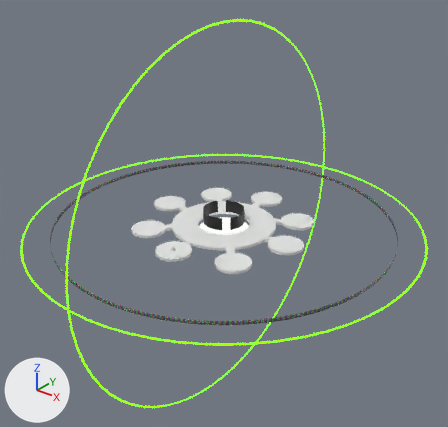
A saved change to the glTF model packages/frontend/assets/world/lobby/default.glb.
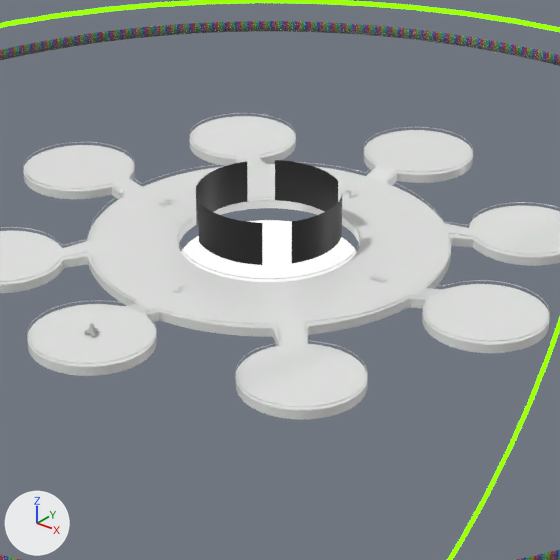
Each version appears first whole from a 50 mm lens placed at (267.9, -334.9, 215.7), pointed at (-2.0, 2.5, 6.6), and next in a close-up on the part from 33% to 69% of the width and 36% to 74% of the height. The lights are fixed; the arrows at lower left show +X, +Y and +Z. The first two pictures are the older version. Where no turn or scale is listed for an object, it has been applied to the vertices.

The scene before the commit, as lines of its bpy script (objects in view):
```python
me_béziercurve_002 = bpy.data.meshes.new('BézierCurve.002')
me_béziercurve_002.from_pydata(...)  # 5760 vertices, 11520 faces; spans x -70.1..70.1, y -70.1..70.1, z -1.1..1.1
me_béziercurve_002.materials.append(mat_material)  # white #e7e7e7
me_cylinder_004 = bpy.data.meshes.new('Cylinder.004')
me_cylinder_004.from_pydata(...)  # 26 vertices, 24 faces; spans x -8.9..8.9, y -16.0..-13.3, z -5.0..5.0
me_cylinder_004.materials.append(mat_screen)  # black #000000
ob_béziercurve_001 = bpy.data.objects.new('BézierCurve.001', me_béziercurve_002)
ob_béziercurve_001.location = (0.0, 0.0, 0.8)
ob_screen__e = bpy.data.objects.new('__SCREEN__e', me_cylinder_004)
ob_screen__e.location = (0.0, 0.0, 7.0)
ob_screen__e.rotation_euler = (0.0, 0.0, 1.571)  # degrees (0, 0, 90)
ob_screen__n = bpy.data.objects.new('__SCREEN__n', me_cylinder_004)
ob_screen__n.location = (0.0, 0.0, 7.0)
ob_screen__n.rotation_euler = (0.0, 0.0, -3.142)  # degrees (0, 0, -180)
# also in view: '__WORLD_RING_H__' at (0.0, 0.0, 0.0); '__MESSAGE_RING__' at (0.0, 0.0, 0.0); '__SCREEN__s' at (0.0, -14.7, 7.0); 'Circle' at (0.0, 0.0, -5.0); 'Floor' at (0.0, 0.0, -1.0)
```
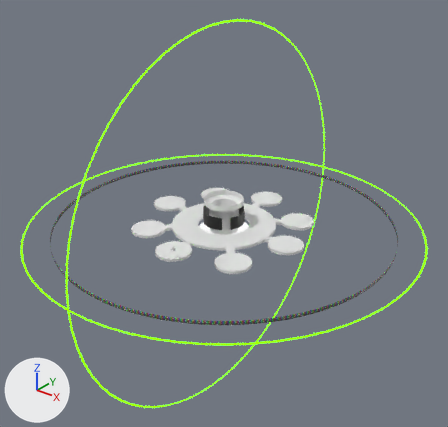
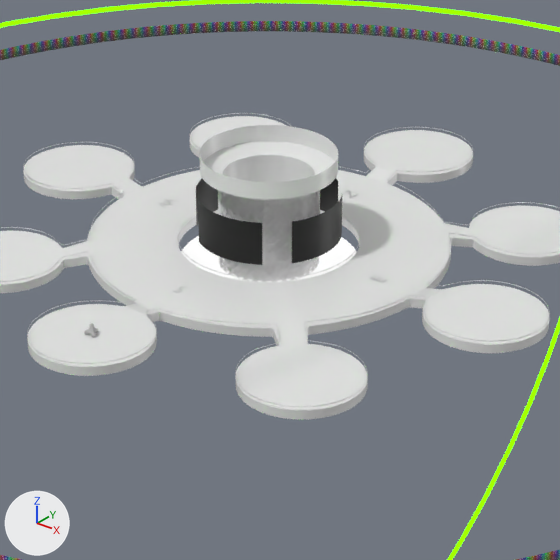
Edits to the bpy script that builds the scene:
```text
Add me_cylinder_006:
    me_cylinder_006.from_pydata(...)  # 128 vertices, 192 faces; spans x -15.0..15.0, y -15.0..15.0, z -15.0..21.0
    me_cylinder_006.materials.append(mat_floor)  # white #e7e7e7
Add me_cylinder_005:
    me_cylinder_005.from_pydata(...)  # 7296 vertices, 21760 faces; spans x -11.1..11.1, y -11.1..11.1, z -15.1..15.1
Add ob_cylinder_002:
    ob_cylinder_002 = bpy.data.objects.new('Cylinder.002', me_cylinder_006)
    ob_cylinder_002.location = (0.0, 0.0, 0.0)
Add ob_cylinder_001:
    ob_cylinder_001 = bpy.data.objects.new('Cylinder.001', me_cylinder_005)
    ob_cylinder_001.location = (0.0, 0.0, 0.0)
```

Boxes [x1, y1, x2, y2] around the edits, measured in the close-ups (560 x 560 px):
'Cylinder.002', added
    after: [200, 125, 338, 281]
'Cylinder.001', added
    after: [218, 190, 320, 282]
'Circle', unchanged, covered by the edit
    before: [181, 220, 356, 282]
    after: [181, 236, 356, 282]
'__SCREEN__n', unchanged, covered by the edit
    before: [275, 160, 338, 212]
    after: [320, 178, 338, 212]
'__SCREEN__w', unchanged, covered by the edit
    before: [196, 161, 248, 229]
    after: [196, 179, 223, 229]
